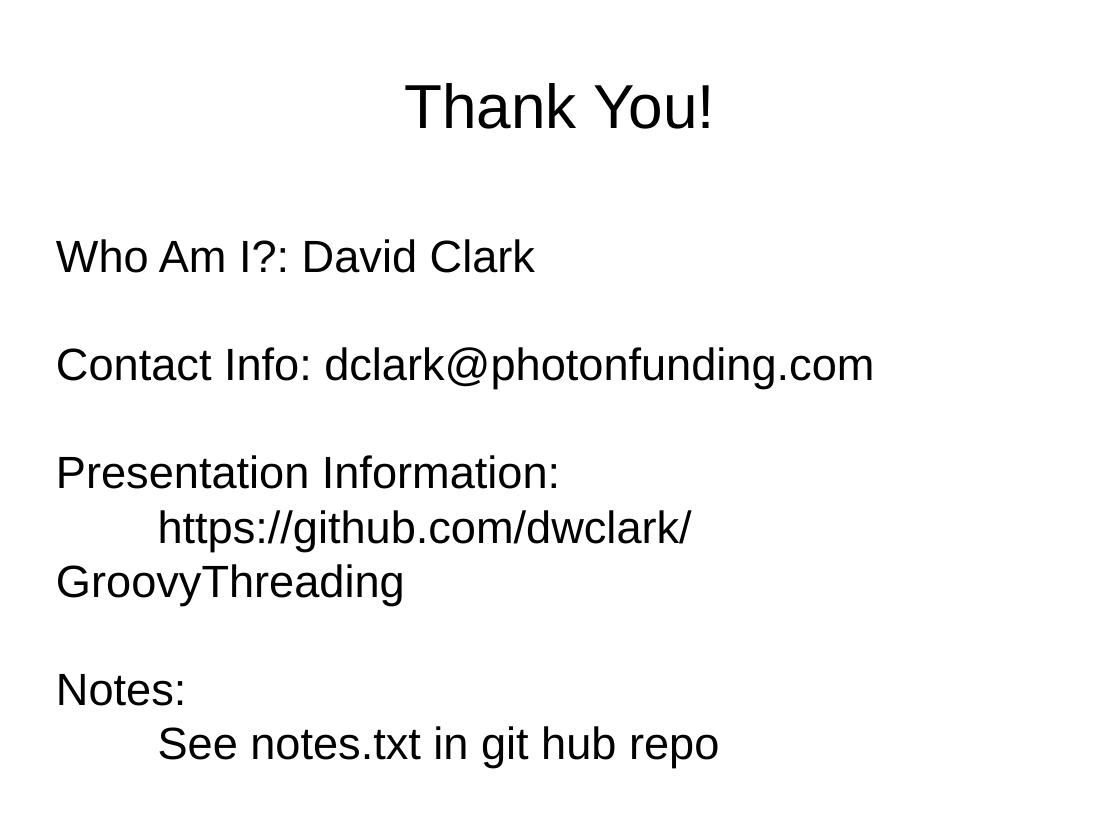
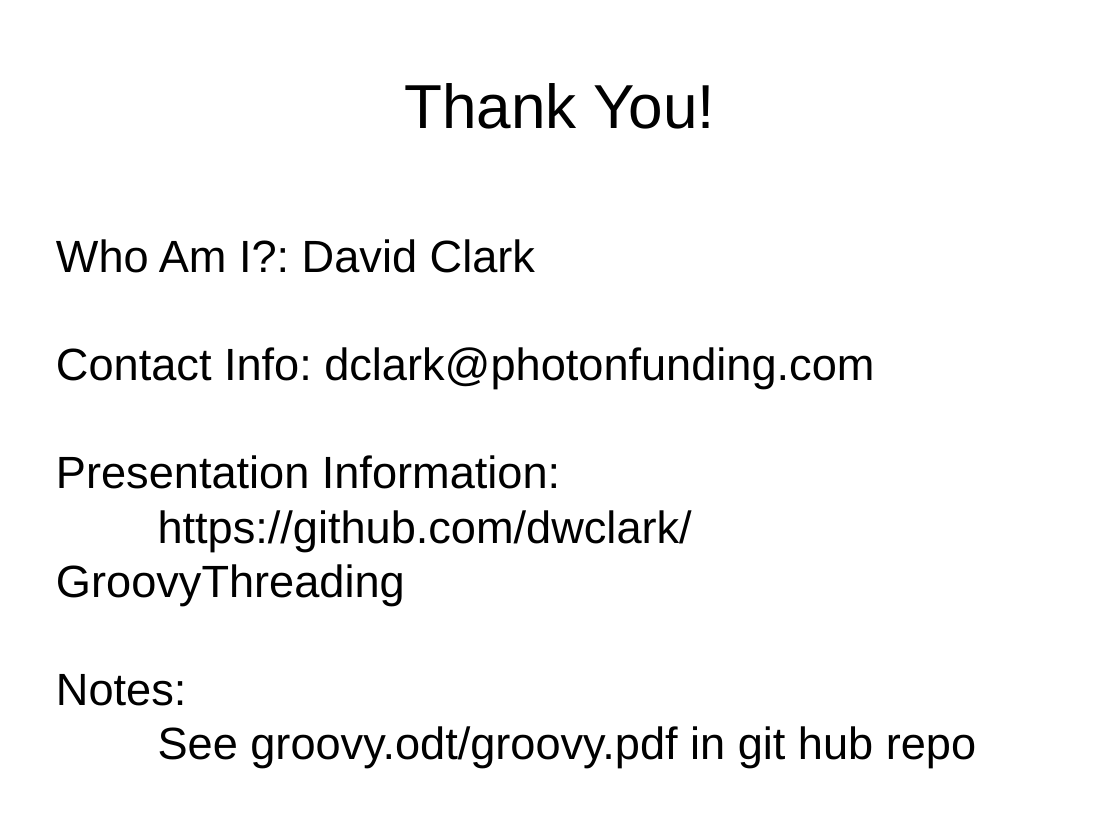
Before and after one commit to dwclark/GroovyThreading, a slide deck: slide 62 of presentation/groovy.odp (slide 59 before the commit). Drawn at 1120x840 pixels with LibreOffice and Linux fonts; fonts in the diff are those of the drawing. Boxes give left, top, right and bottom in pixels: in the first picture for what was removed or moved away, otherwise in the second. Text is boxed around its words. In the diff, an @@ line names an element or a change of style, - is before the commit and + after.

```diff
--- a/presentation/groovy.odp
+++ b/presentation/groovy.odp
@@ subtitle at (x1=158, y1=726, x2=976, y2=768): text changed @@
-See notes.txt in git hub repo
+See groovy.odt/groovy.pdf in git hub repo
```
Also in this commit, not shown: 1 other slide changed, 4 slides added, 1 slide removed, 7 other files.
